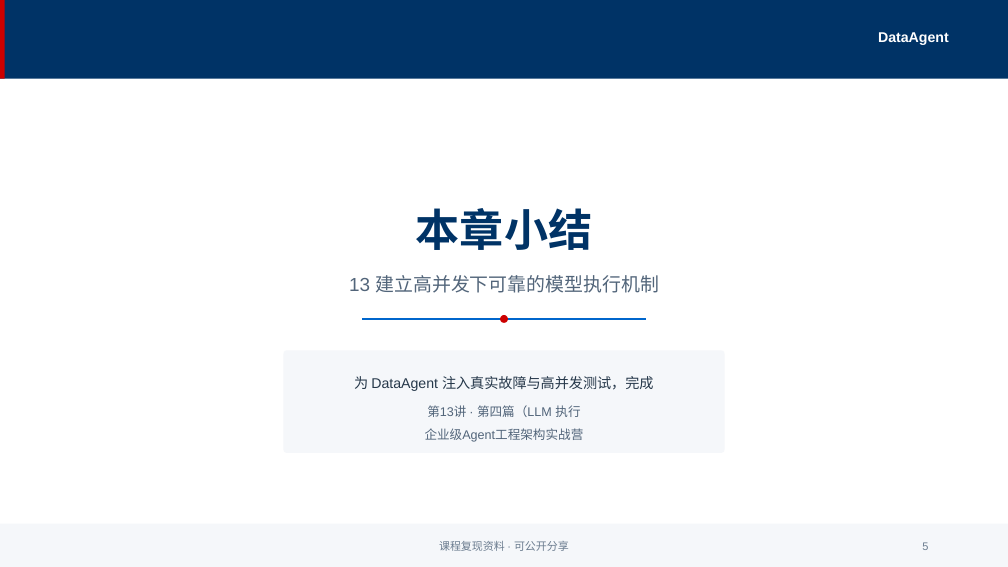
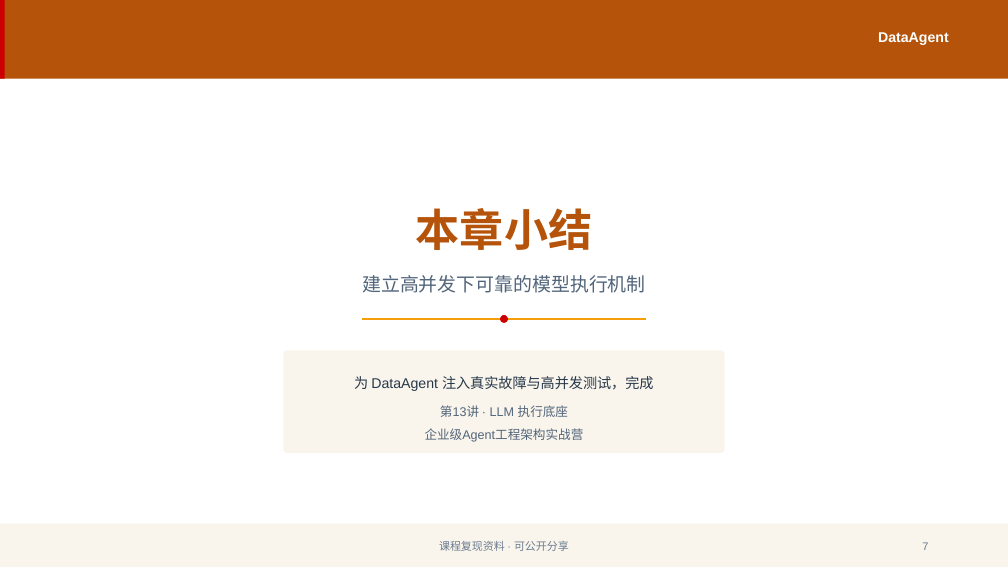
Before and after one commit to tianqiongenze/enterprise-ai-agent-architecture, a slide deck: slide 7 of chapters/pptx/part04/第13讲-建立高并发下可靠的模型执行机制.pptx (slide 5 before the commit). Drawn at 1008x567 pixels with LibreOffice and Linux fonts; fonts in the diff are those of the drawing. Boxes give left, top, right and bottom in pixels: in the first picture for what was removed or moved away, otherwise in the second. Text is boxed around its words. In the diff, an @@ line names an element or a change of style, - is before the commit and + after.

```diff
--- a/chapters/pptx/part04/第13讲-建立高并发下可靠的模型执行机制.pptx
+++ b/chapters/pptx/part04/第13讲-建立高并发下可靠的模型执行机制.pptx
@@ rectangle at (0, 0, 1008, 79): fill #003366 to #B45309 @@
@@ text "本章小结" at (416, 208, 592, 250): text colour #003366 to #B45309 @@
@@ text at (362, 275, 645, 293): text changed @@
-13 建立高并发下可靠的模型执行机制
+建立高并发下可靠的模型执行机制
@@ freeform shape at (362, 319, 646, 320): outline #0066CC 1.5 pt to #F59E0B 1.5 pt @@
@@ rounded rectangle at (284, 351, 724, 453): fill #F5F7FA to #FAF5EC @@
@@ text at (440, 405, 568, 417): text changed @@
-第13讲 · 第四篇（LLM 执行
+第13讲 · LLM 执行底座
@@ rectangle at (0, 524, 1008, 567): fill #F5F7FA to #FAF5EC @@
@@ text at (922, 542, 928, 550): text changed @@
-5
+7
```
Also in this commit, not shown: 3 other slides changed, 3 slides added, 1 slide removed, 45 other files.
